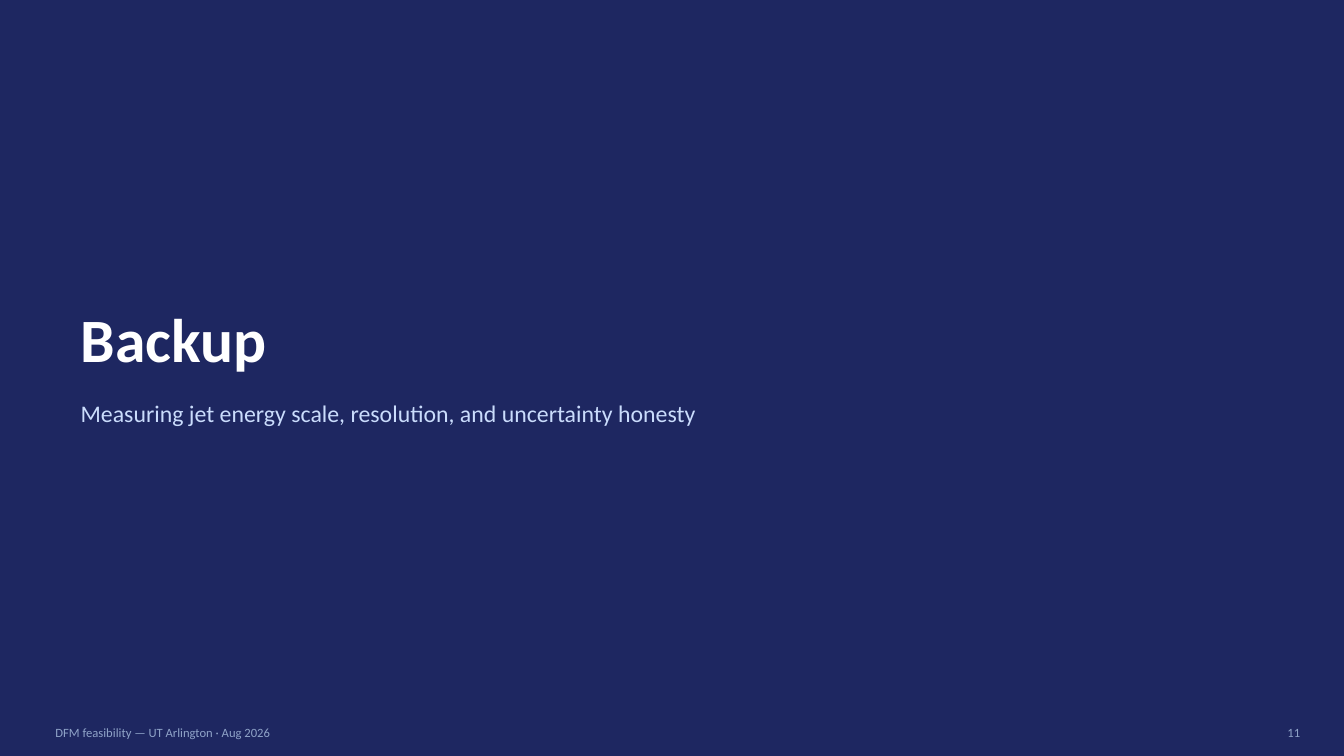
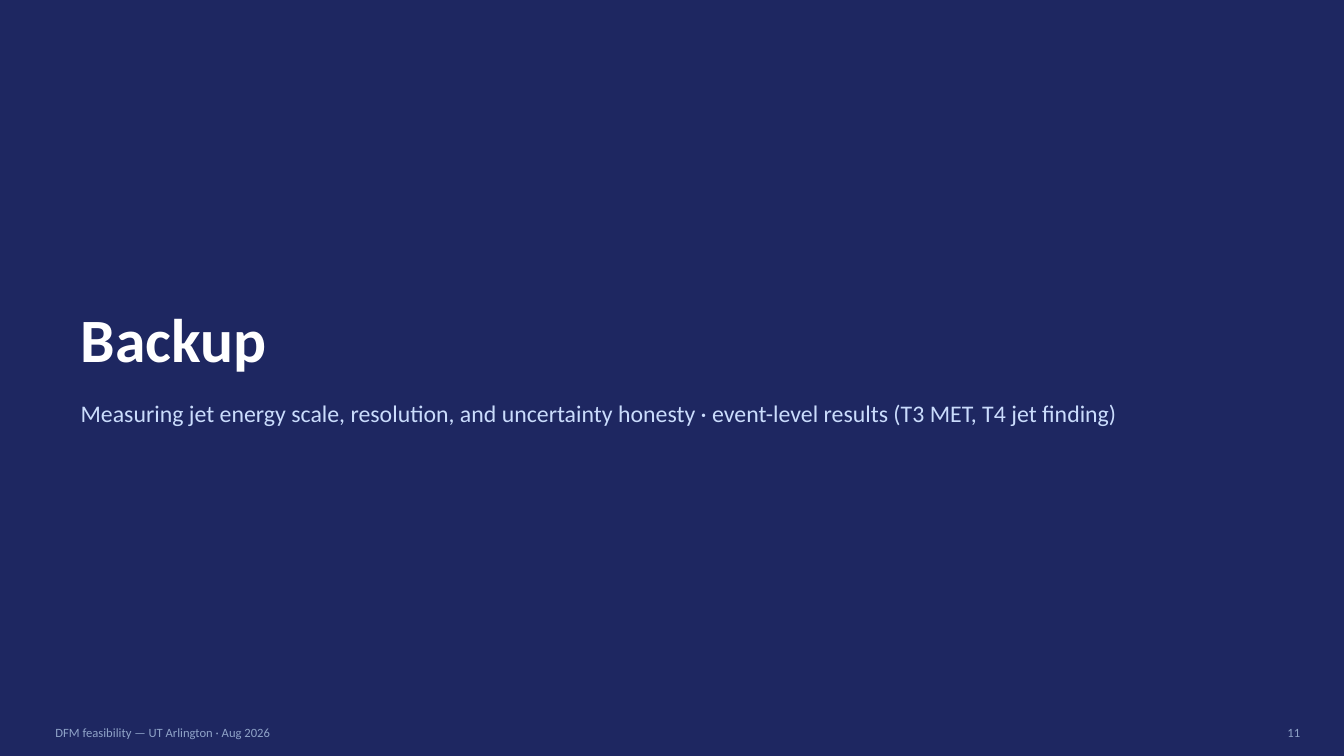
Before and after one commit to afarbin/DetectorFoundationModel, a slide deck: slide 11 of talks/2026-08-feasibility-workshop/DFM_feasibility_workshop.pptx. Drawn at 1344x756 pixels with LibreOffice and Linux fonts; fonts in the diff are those of the drawing. Boxes give left, top, right and bottom in pixels: in the first picture for what was removed or moved away, otherwise in the second. Text is boxed around its words. In the diff, an @@ line names an element or a change of style, - is before the commit and + after.

```diff
--- a/talks/2026-08-feasibility-workshop/DFM_feasibility_workshop.pptx
+++ b/talks/2026-08-feasibility-workshop/DFM_feasibility_workshop.pptx
@@ text at [81, 405, 1116, 426]: text changed @@
-Measuring jet energy scale, resolution, and uncertainty honesty
+Measuring jet energy scale, resolution, and uncertainty honesty · event-level results (T3 MET, T4 jet finding)
```
Also in this commit, not shown: 2 other slides changed, 3 slides added, 22 other files.
